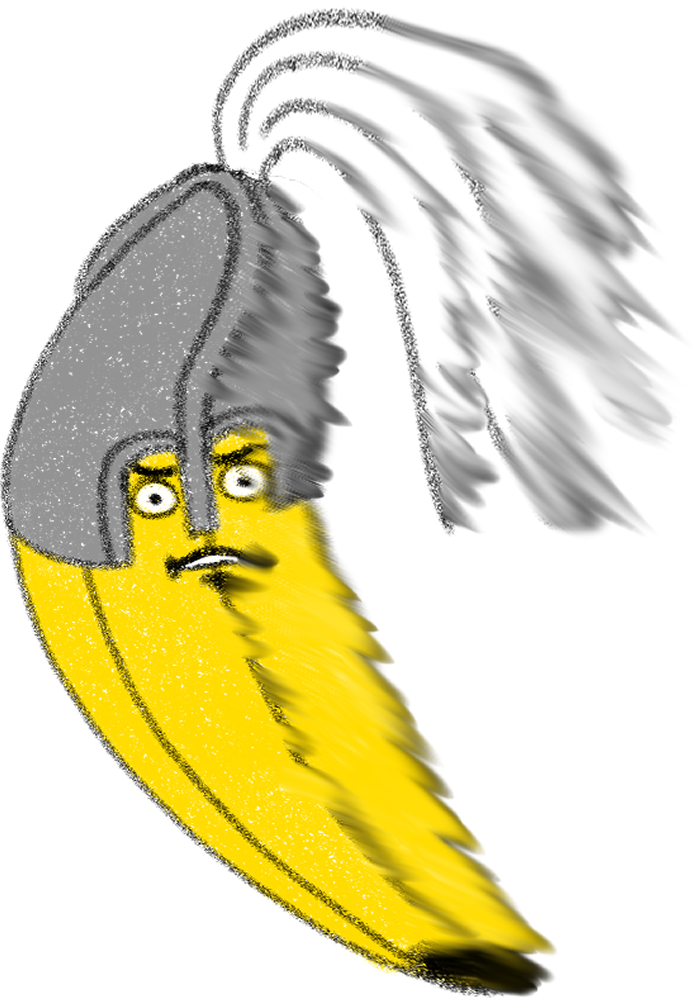
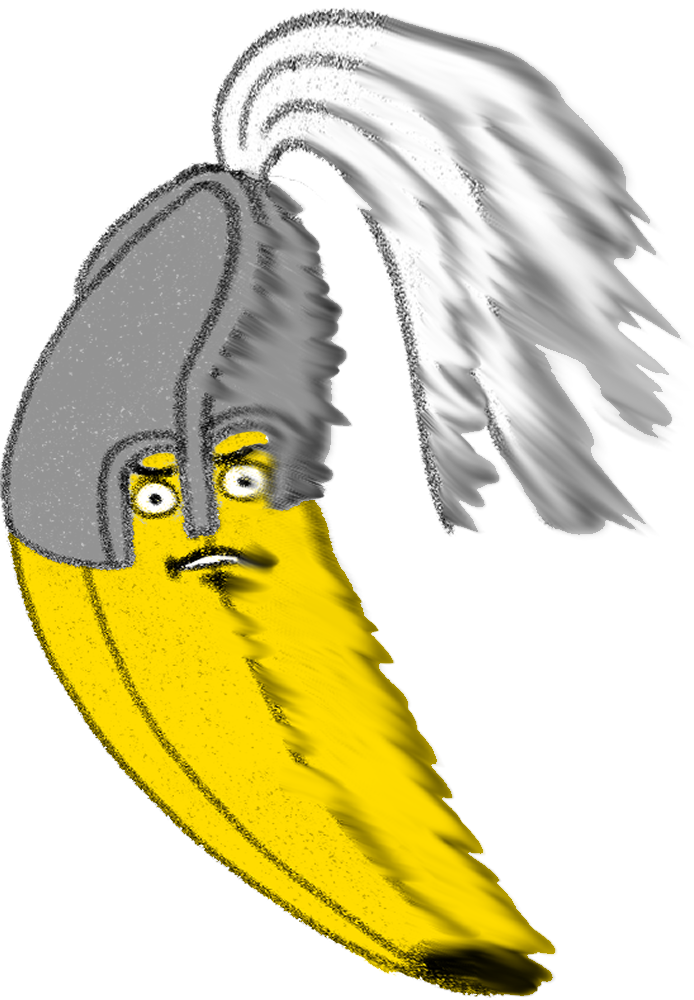
Layer changes from the first 694x1000 image to the second:
painted on "banana_girando_casco" over [0, 8, 681, 571]
painted on "banana_girando_cuerpo" over [7, 422, 556, 998]
